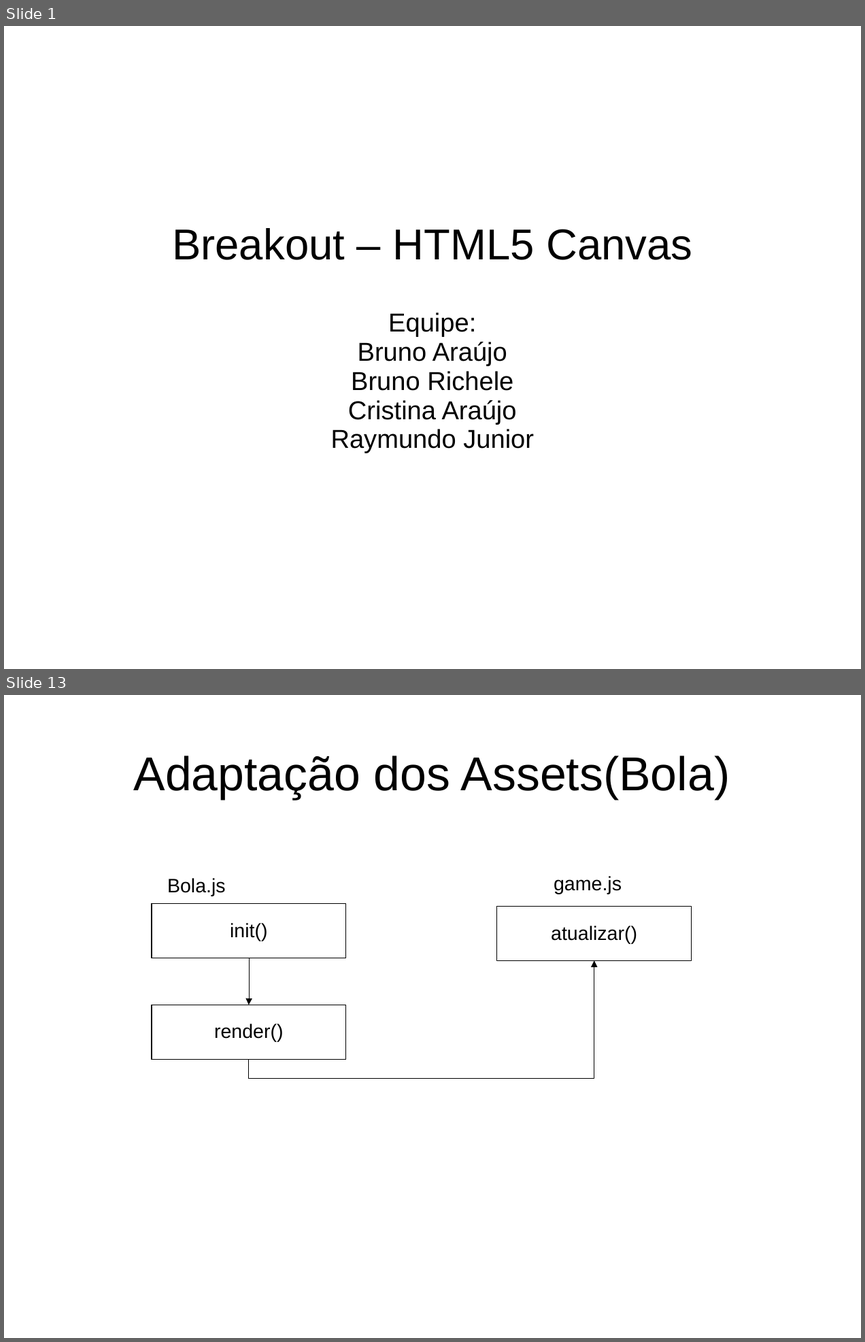
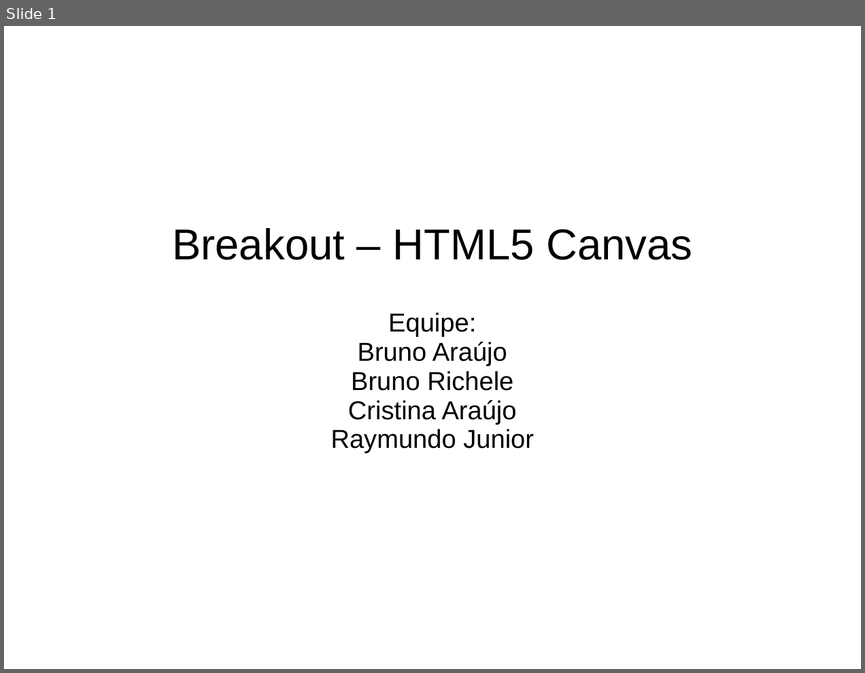
Before and after one commit to jucimarjr/posueagames, a slide deck: brunorichele/breakout/apres/breakout.ppt. Shown one above the other, each under a label of ours: slides 1 and 13 before the commit, slide 1 after it; the slides between them are not shown. The pictures are 865x1342 and 865x673 pixels, drawn with LibreOffice and Linux fonts; fonts in the diff are those of the drawing. Boxes give left, top, right and bottom in pixels: in the first picture for what was removed or moved away, otherwise in the second. Text is boxed around its words. In the diff, an @@ line names an element or a change of style, - is before the commit and + after.

```diff
--- a/brunorichele/breakout/apres/breakout.ppt
+++ b/brunorichele/breakout/apres/breakout.ppt
@@ slide 13 removed at (4,695,861,1338), background #FFFFFF @@
@@ title removed at (134,756,730,799) @@
-Adaptação dos Assets(Bola)
@@ text removed at (167,878,226,896) @@
-Bola.js
@@ text removed at (553,876,621,894) @@
-game.js
@@ rectangle removed at (152,903,346,957) @@
-init()
@@ rectangle removed at (497,906,691,961) @@
-atualizar()
@@ elbow arrow removed from (249, 957) to (249, 1004) @@
@@ elbow arrow removed from (249, 1059) to (594, 961) @@
@@ rectangle removed at (152,1004,346,1059) @@
-render()
```
Also in this commit, not shown: 3 slides changed, 1 slide added, 13 other slides removed, 4 other files.
